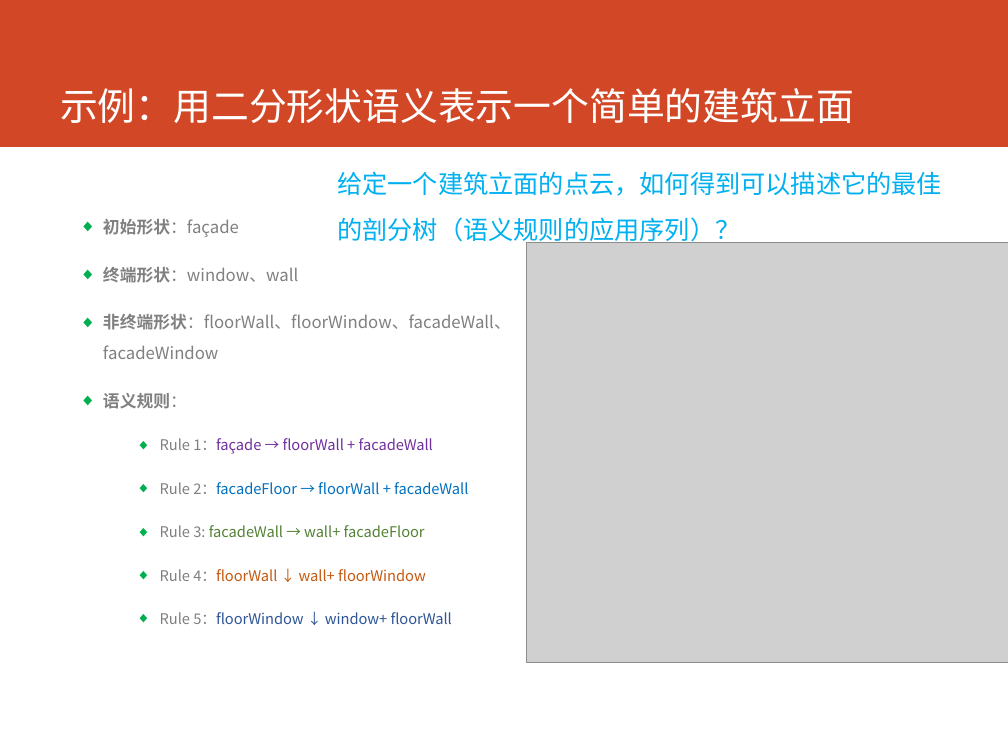
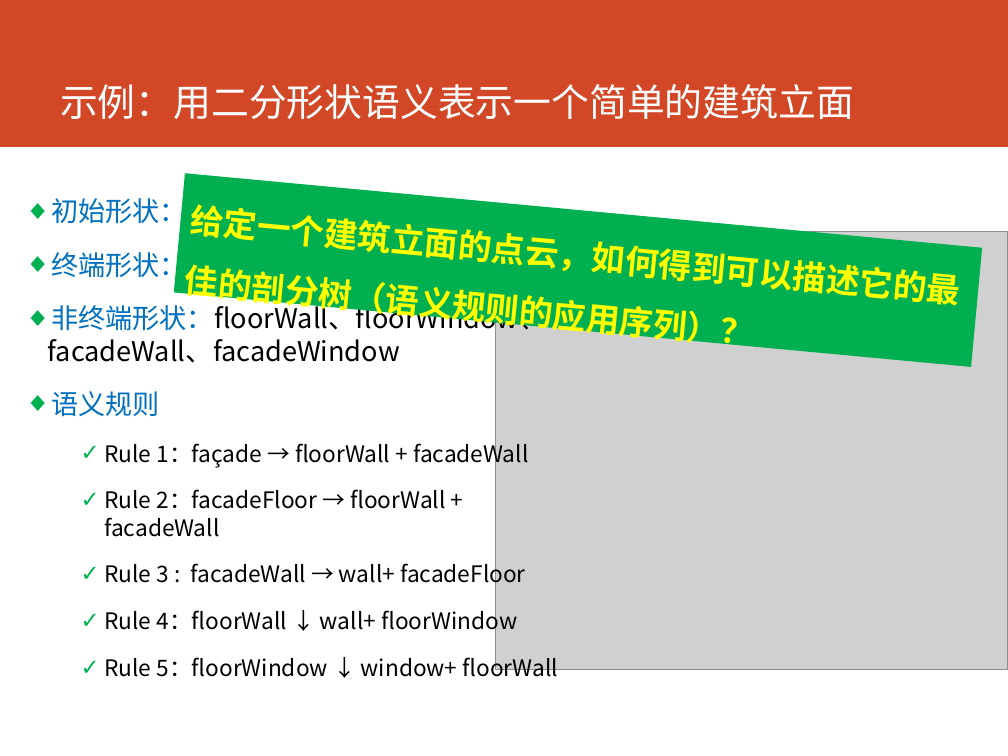
Before and after one commit to cartosquare/graduation-thesis-defenses, a slide deck: slide 7 of 基于形状语义和增强学习的建筑.pptx (slide 6 before the commit). Drawn at 1008x756 pixels with LibreOffice and Linux fonts; fonts in the diff are those of the drawing; grey boxes stand for pictures. Boxes give left, top, right and bottom in pixels: in the first picture for what was removed or moved away, otherwise in the second. Text is boxed around its words. In the diff, an @@ line names an element or a change of style, - is before the commit and + after.

```diff
--- a/基于形状语义和增强学习的建筑.pptx
+++ b/基于形状语义和增强学习的建筑.pptx
@@ title "示例：用二分形状语义表示一个简单的建筑立面": place and size @@
-title "示例：用二分形状语义表示一个简单的建筑立面" at (60, 88, 854, 123)
+title "示例：用二分形状语义表示一个简单的建筑立面" at (60, 84, 854, 119)
@@ rectangle "给定一个建筑立面的点云，如何得到可以描述它的最佳的剖分树（语义规则的应用序列）？" at (174, 174, 982, 367): size 18 to 24 pt, text colour #00B0F0 to #FFFF00, bold on; more space between paragraphs; fill none to #00B050; rotation 0 to 5 degrees @@
@@ text "初始形状：façade": place and size @@
-text "初始形状：façade" at (103, 219, 511, 624)
+text "初始形状：façade" at (48, 193, 558, 682)
@@ text at (48, 193, 558, 682): size 12 to 19.4 pt, text colour #808080 to #0070C0, bold off in "初始形状：façade", "终端形状：window、wall", "非终端形状：floorWall、floorWindow、facadeWall、facadeWindow"; text colour #808080 to #000000 in "初始形状：façade", "终端形状：window、wall", "非终端形状：floorWall、floorWindow、facadeWall、facadeWindow", "Rule 1：façade" and 3 more places; size 10.5 to 16.2 pt in "Rule 1：façade → floorWall + facadeWall", "Rule 2：facadeFloor → floorWall + facadeWall", "Rule 4：floorWall ↓ wall+ floorWindow", "Rule 5：floorWindow ↓ window+ floorWall"; text colour #7030A0 to #000000 in "1：façade → floorWall + facadeWall"; text colour #0070C0 to #000000 in "2：facadeFloor → floorWall + facadeWall"; text colour #C55A11 to #000000 in "4：floorWall ↓ wall+ floorWindow"; text colour #2F5597 to #000000 in "5：floorWindow ↓ window+ floorWall"; line spacing 1.5 to 1; more space between paragraphs; bullet ◆ to ✓ @@
@@ picture: place and size @@
-picture at (526, 242, 1008, 661)
+picture at (495, 232, 1008, 670)
@@ text at (51, 391, 160, 417): text changed; size 12 to 19.4 pt; text colour #808080 to #0070C0; bold off @@
-◆ 语义规则：
+◆ 语义规则
@@ text at (104, 560, 526, 589): text changed; size 10.5 to 16.2 pt; text colour #548235 to #000000 @@
-  ◆ Rule 3: facadeWall → wall+ facadeFloor
+  ✓ Rule 3 : facadeWall → wall+ facadeFloor
```
Also in this commit, not shown: 15 other slides changed, 2 slides added.
